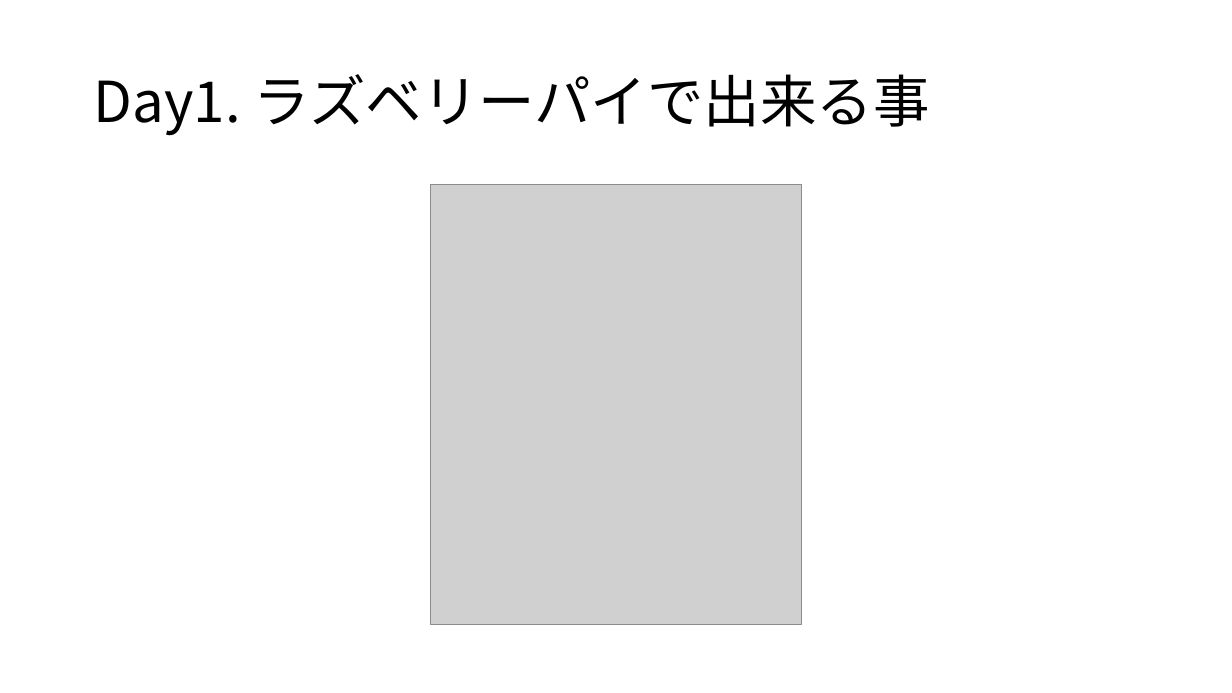
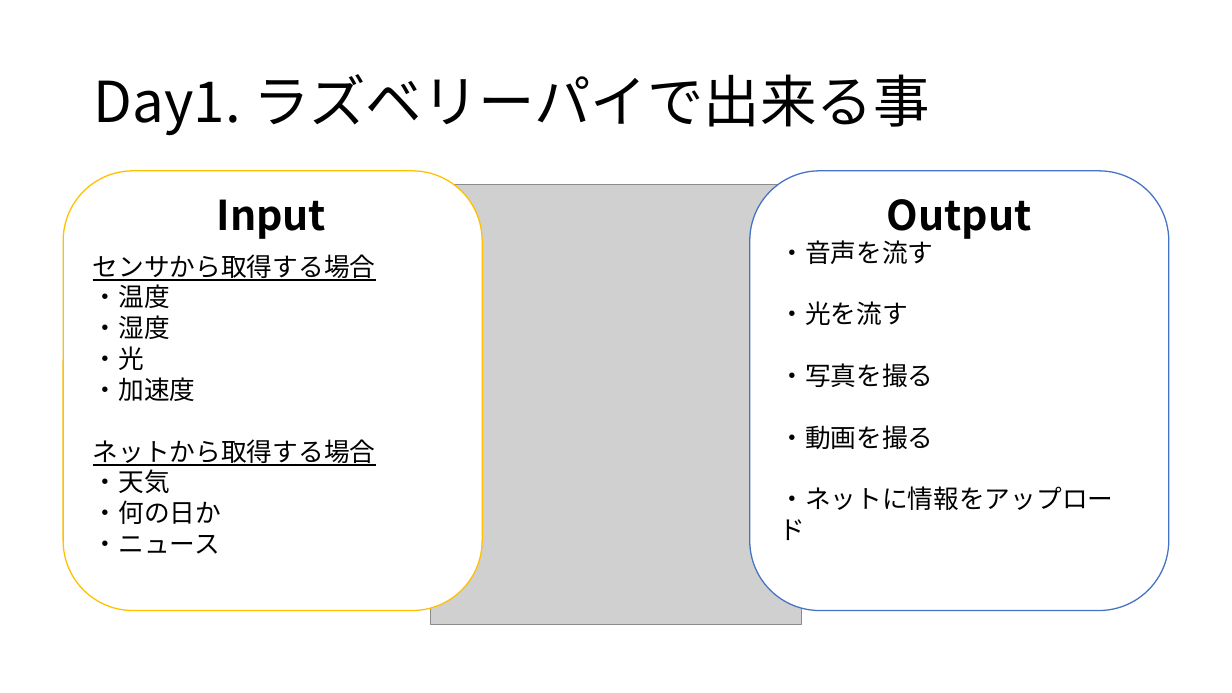
Before and after one commit to OptMist-Tokyo/experiment2018, a slide deck: slide 4 of Raspberry pi を焼こう.pptm (slide 5 before the commit). Drawn at 1232x693 pixels with LibreOffice and Linux fonts; fonts in the diff are those of the drawing; grey boxes stand for pictures. Boxes give left, top, right and bottom in pixels: in the first picture for what was removed or moved away, otherwise in the second. Text is boxed around its words. In the diff, an @@ line names an element or a change of style, - is before the commit and + after.

```diff
--- a/Raspberry pi を焼こう.pptm
+++ b/Raspberry pi を焼こう.pptm
@@ rounded rectangle added at <box>63,171,482,611</box>, fill #FFFFFF, outline #FFC000 1 pt, 20 pt, text #000000 @@
+センサから取得する場合
+・温度
+・湿度
+・光
+・加速度
+ネットから取得する場合
+・天気
+・何の日か
+・ニュース
@@ rounded rectangle added at <box>750,171,1168,611</box>, fill #FFFFFF, outline #4472C4 1 pt, 20 pt, text #000000 @@
+・音声を流す
+・光を流す
+・写真を撮る
+・動画を撮る
+・ネットに情報をアップロード
@@ text added at <box>216,199,326,239</box>, 32 pt, text #000000, bold @@
+Input
@@ text added at <box>887,199,1032,239</box>, 32 pt, text #000000, bold @@
+Output
```
Also in this commit, not shown: 3 other slides changed, 1 slide added, 2 slides removed.
